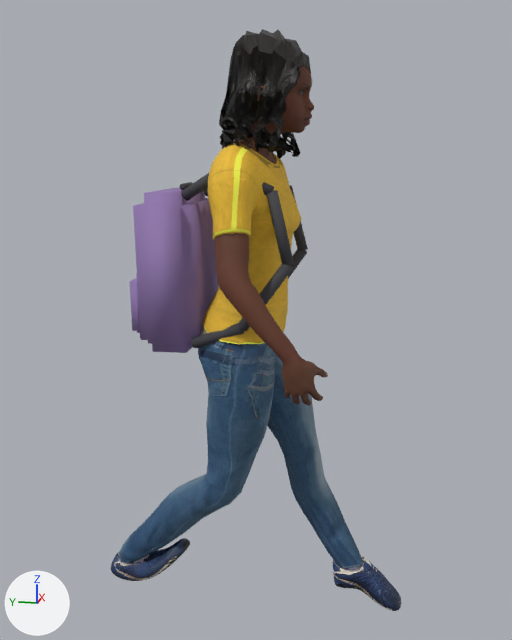
A saved change to the glTF model assets/props/people-nia-walk.glb.
One viewpoint serves both versions: a 50 mm lens placed at (-1.769, -0.331, 0.311), pointed at (0.018, 0.027, -0.136). The lights are fixed; the arrows at lower left show +X, +Y and +Z. The first picture is the older version. Vertices at exactly the same position are counted once.

In view in the first picture: 'people-nia-walk'.
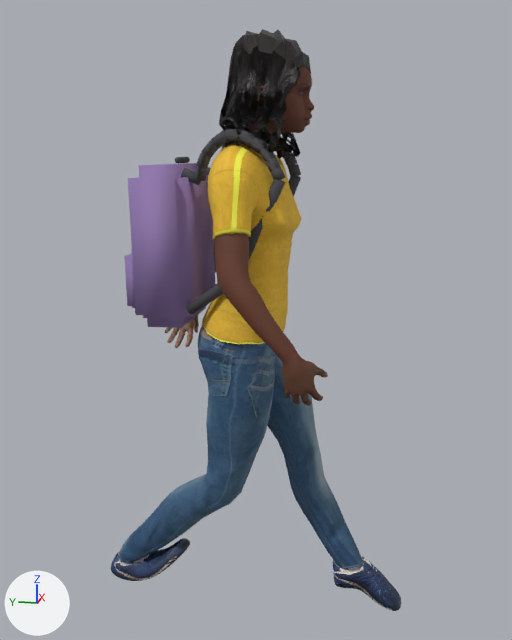
Location of each change, [x1, y1, x2, y2] in pixels of the pictures (512 x 640 px; the box of a moved part takes in the faces that stretch with it):
part 1 of me_base_001, added (purple): after [128, 163, 215, 328]
part 2 of me_base_001, moved or reshaped: before [129, 274, 141, 338]; after [124, 248, 136, 314]
part 3 of me_base_001, moved or reshaped: before [179, 182, 193, 190]; after [175, 157, 190, 164]
part 4 of me_base_001, moved or reshaped: before [203, 188, 208, 196]; after [206, 167, 211, 175]
part 5 of me_base_001, moved or reshaped: before [288, 249, 307, 279]; after [288, 176, 301, 197]
part 6 of me_base_001, moved or reshaped (not visible afterwards): before [238, 264, 293, 331]
part 7 of me_base_001, moved or reshaped: before [262, 182, 274, 196]; after [181, 168, 201, 185]
part 8 of me_base_001, added: after [249, 179, 286, 259]
part 9 of me_base_001, deleted: before [191, 323, 244, 348]
part 10 of me_base_001, reshaped: before [133, 132, 308, 353]; after [186, 127, 301, 314]

The change in detail:
me_base_001 is used by ob_people_nia_walk; location (0.0, 0.0, 0.0).
me_base_001 had 17055 vertices, 32204 faces and spanned x -0.24..0.24, y -0.39..0.42, z -0.99..0.58.
me_base_001 now has 17275 vertices, 32652 faces and spans x -0.24..0.24, y -0.39..0.42, z -0.99..0.58.
me_base_001 part 1: the loose piece of 32 vertices spanning x -0.14..0.15, y 0.15..0.31, z -0.2..0.2 is copied, and the copy is moved by (0.0, 0.01, 0.06); it spans x -0.14..0.15, y 0.16..0.32, z -0.14..0.27.
me_base_001 part 2: the loose piece of 32 vertices spanning x -0.09..0.11, y 0.29..0.34, z -0.18..-0.01 is moved by (0.0, 0.01, 0.06).
me_base_001 part 3: the loose piece of 16 vertices spanning x -0.03..0.05, y 0.2..0.21, z 0.2..0.22 is moved by (0.0, 0.01, 0.06).
me_base_001 part 4: the loose piece of 16 vertices spanning x 0.08..0.12, y 0.08..0.19, z 0.18..0.26 is multiplied about its middle by the matrix ((0.333, -0.197, -0.289), (-0.123, 0.307, -0.352), (0.327, 0.316, 0.161)), then moved by (0.0, 0.02, 0.02).
me_base_001 part 5: the loose piece of 16 vertices spanning x 0.12..0.18, y -0.09..0.04, z -0.12..0.04 is scaled about its middle by (1.34, 0.922, 1.57), then moved by (-0.03, 0.01, 0.15).
me_base_001 part 6: the loose piece of 16 vertices spanning x -0.17..-0.11, y -0.09..0.04, z -0.12..0.05 is scaled about its middle by (0.53, 1.23, 0.517), then moved by (0.28, 0.13, -0.01).
me_base_001 part 7: the loose piece of 16 vertices spanning x -0.12..-0.08, y -0.04..0.09, z 0.19..0.27 is scaled about its middle by (0.744, 0.343, 0.425), then moved by (0.01, 0.14, 0.01).
me_base_001 part 8: the loose piece of 16 vertices spanning x -0.17..-0.11, y -0.09..0.04, z -0.12..0.05 is copied, and the copy is scaled about its middle by (0.953, 1.03, 1.56), then moved by (0.04, 0.03, 0.15); it spans x -0.13..-0.07, y -0.07..0.07, z -0.01..0.24.
me_base_001 part 9: the loose piece of 16 vertices spanning x -0.17..-0.11, y 0.02..0.16, z -0.18..-0.1 is deleted.
me_base_001 part 10: 6 vertices moved within x -0.11..0.15, y -0.04..0.07, z -0.12..0.32; 112 vertices removed from x -0.14..0.18, y -0.09..0.31, z -0.2..0.27; 300 vertices added at x -0.14..0.12, y -0.08..0.18, z -0.09..0.35.
